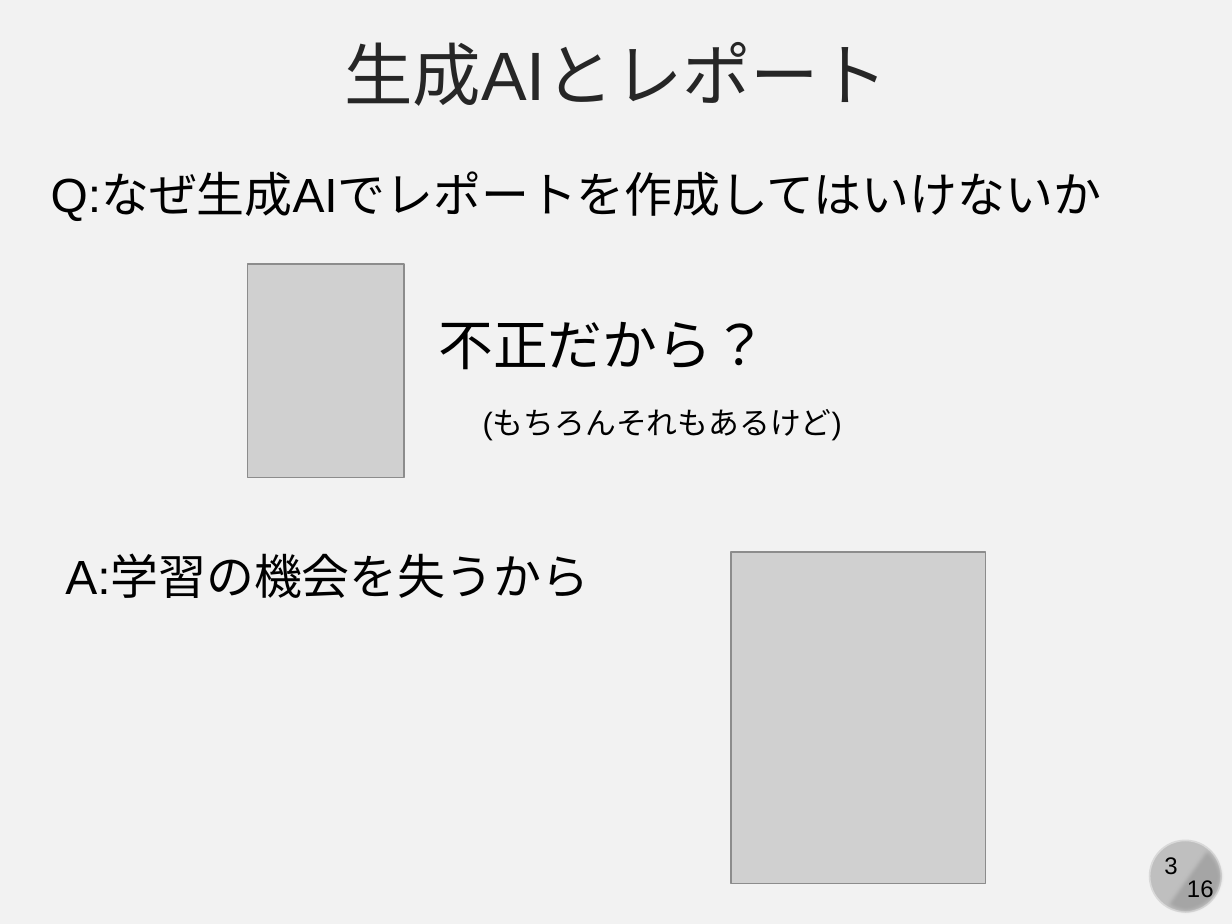
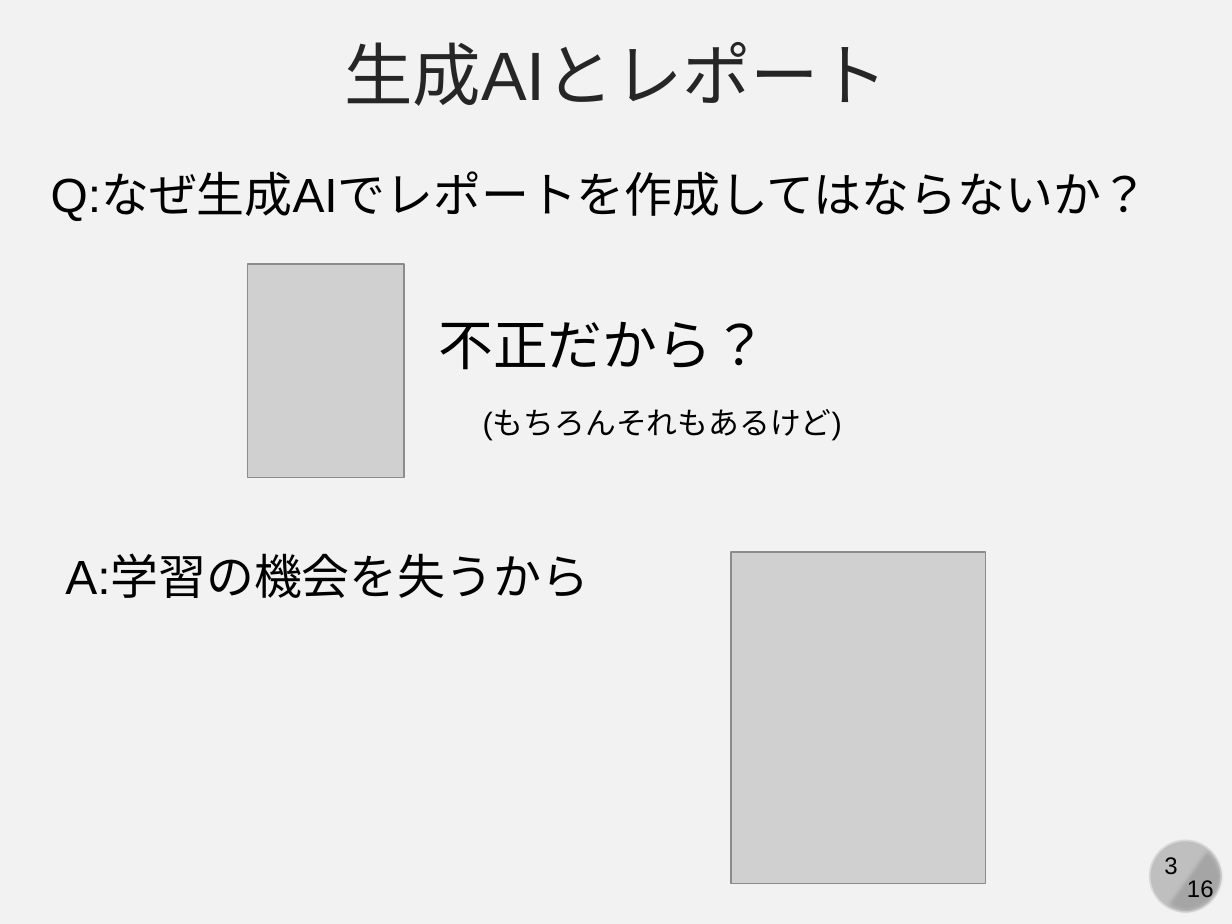
Before and after one commit to kaityo256/lab_startup, a slide deck: slide 3 of generative_ai/generative_ai_and_us.pptx. Drawn at 1232x924 pixels with LibreOffice and Linux fonts; fonts in the diff are those of the drawing; grey boxes stand for pictures. Boxes give left, top, right and bottom in pixels: in the first picture for what was removed or moved away, otherwise in the second. Text is boxed around its words. In the diff, an @@ line names an element or a change of style, - is before the commit and + after.

```diff
--- a/generative_ai/generative_ai_and_us.pptx
+++ b/generative_ai/generative_ai_and_us.pptx
@@ text at box(51, 174, 1149, 221): text changed @@
-Q:なぜ生成AIでレポートを作成してはいけないか
+Q:なぜ生成AIでレポートを作成してはならないか？
```
Also in this commit, not shown: 6 other slides changed.
